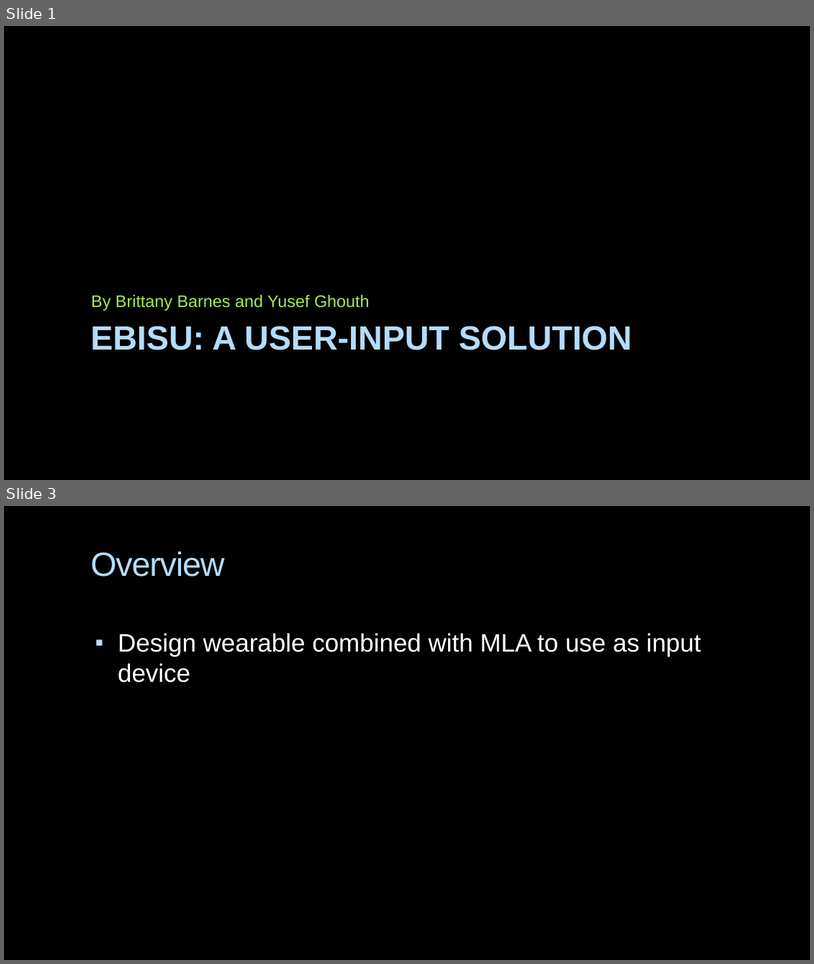
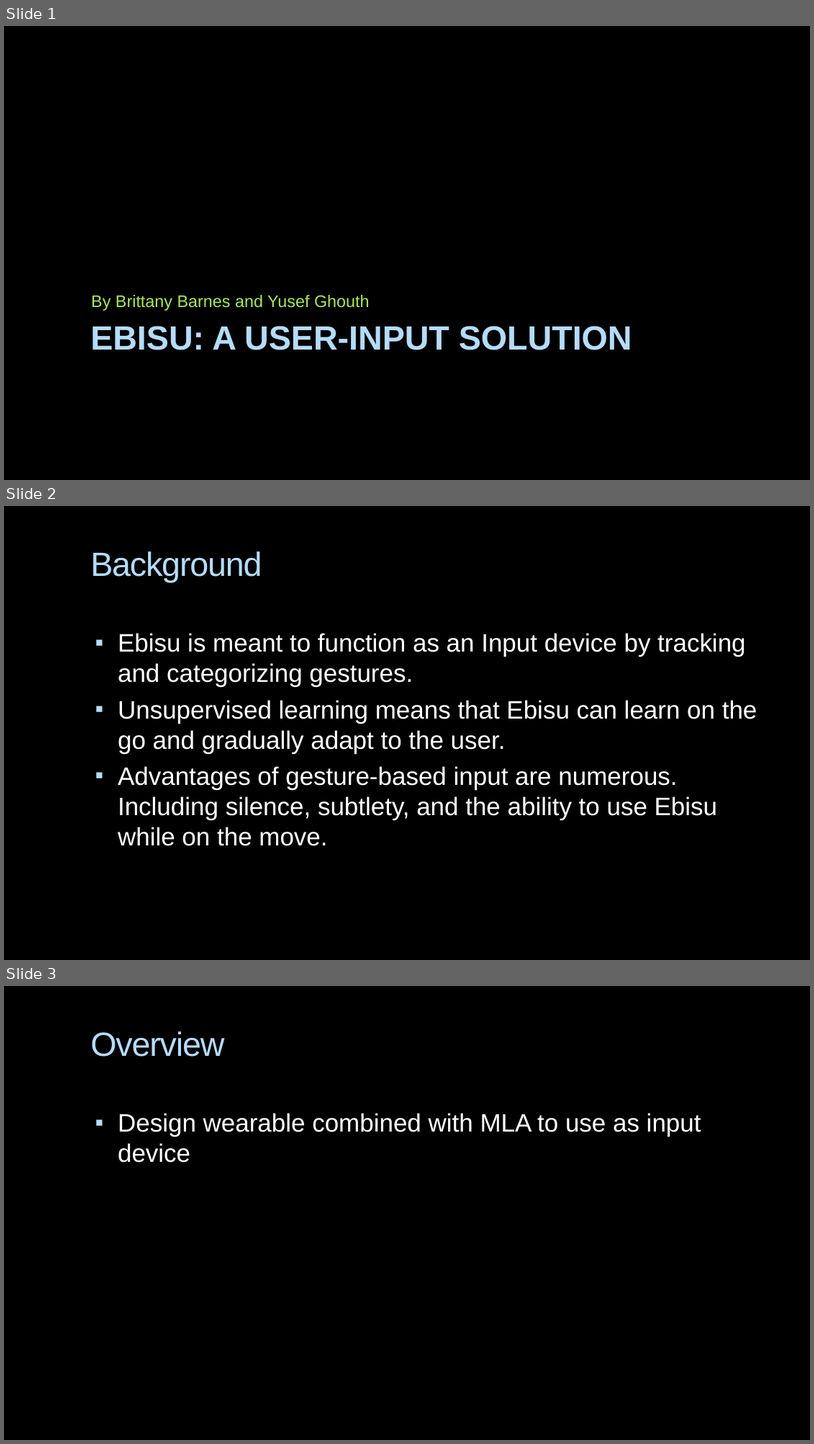
Before and after one commit to BrittX/Ebisu, a slide deck: FinalPresentation.pptx. Shown one above the other, each under a label of ours: slides 1 and 3 before the commit, slides 1, 2 and 3 after it; the slides between them are not shown. The pictures are 814x964 and 814x1444 pixels, drawn with LibreOffice and Linux fonts; fonts in the diff are those of the drawing; background and template pictures are left out. Boxes give left, top, right and bottom in pixels: in the first picture for what was removed or moved away, otherwise in the second. Text is boxed around its words. In the diff, an @@ line names an element or a change of style, - is before the commit and + after.

```diff
--- a/FinalPresentation.pptx
+++ b/FinalPresentation.pptx
@@ slide 2 added at <box>4,506,810,960</box>, background picture (left out) @@
@@ title added at <box>90,551,262,583</box>, 40 pt, text #B4DCFA @@
+Background
@@ text added at <box>118,633,758,846</box>, 30 pt, text #FFFFFF @@
+▪ Ebisu is meant to function as an Input device by tracking and categorizing gestures.
+▪ Unsupervised learning means that Ebisu can learn on the go and gradually adapt to the user.
+▪ Advantages of gesture-based input are numerous. Including silence, subtlety, and the ability to use Ebisu while on the move.
```
Also in this commit, not shown: 3 other slides added, 2 slides removed.
